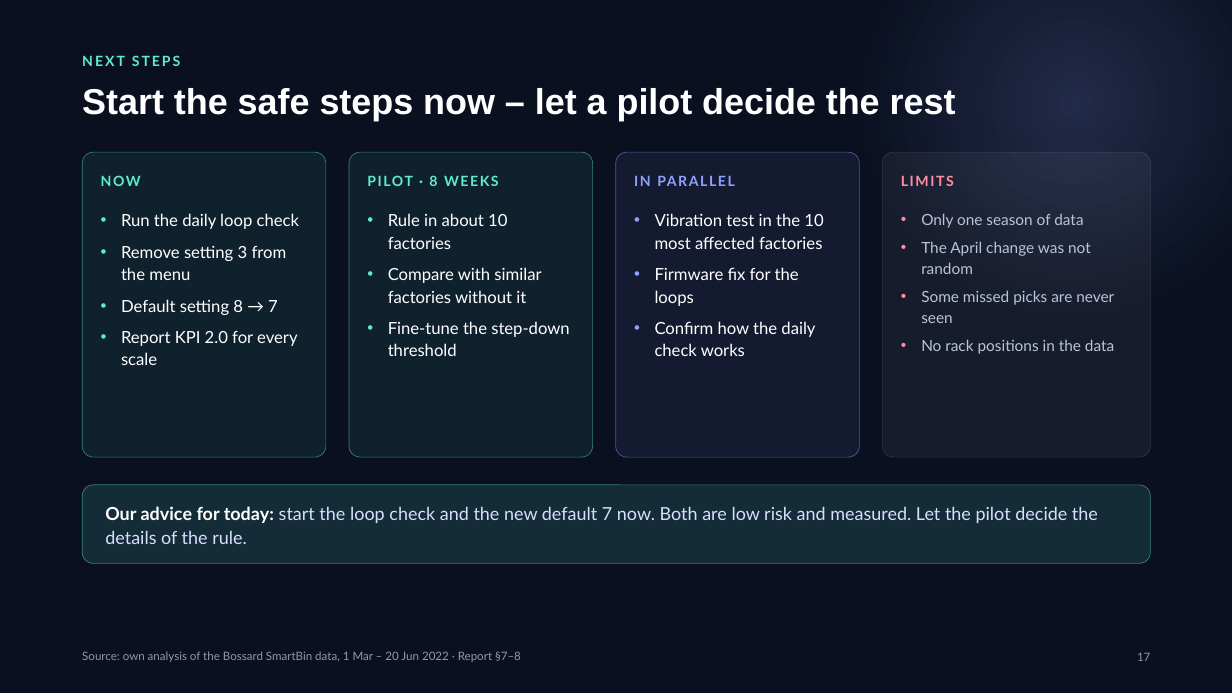
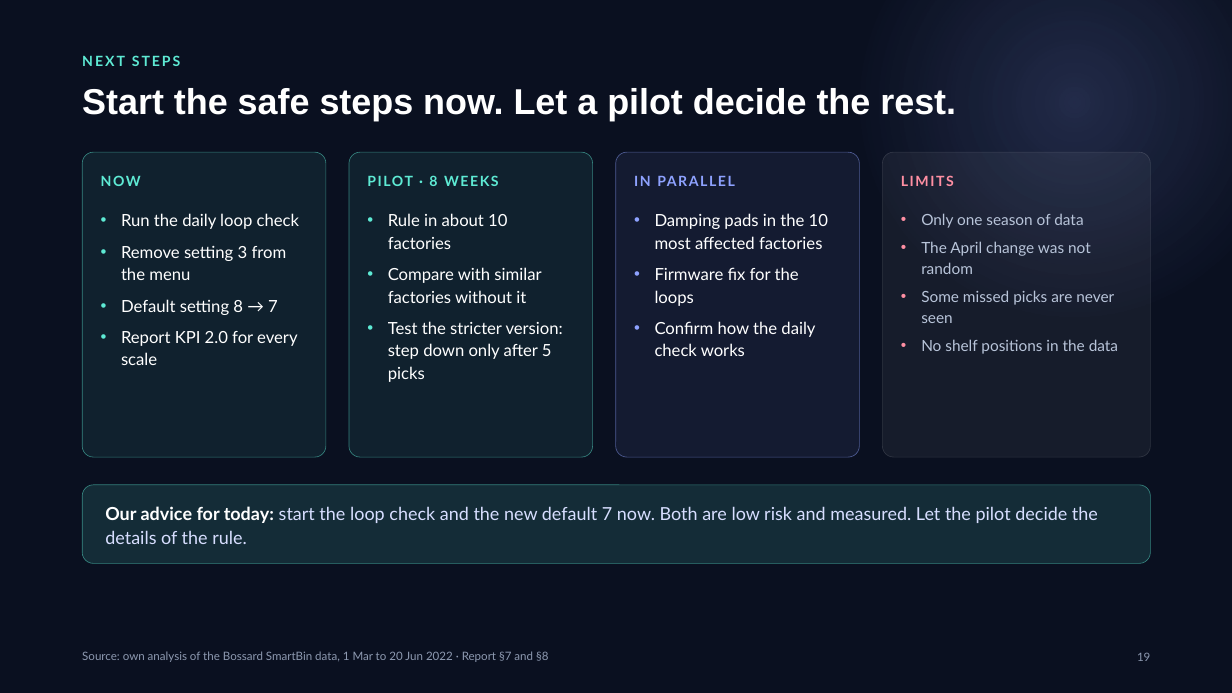
Before and after one commit to erenalpckroglu/smartbin-sensor-optimization, a slide deck: slide 19 of presentation/SmartBin – CTO presentation.pptx (slide 17 before the commit). Drawn at 1232x693 pixels with LibreOffice and Linux fonts; fonts in the diff are those of the drawing. Boxes give left, top, right and bottom in pixels: in the first picture for what was removed or moved away, otherwise in the second. Text is boxed around its words. In the diff, an @@ line names an element or a change of style, - is before the commit and + after.

```diff
--- a/presentation/SmartBin – CTO presentation.pptx
+++ b/presentation/SmartBin – CTO presentation.pptx
@@ text at [82,88,956,121]: text changed @@
-Start the safe steps now – let a pilot decide the rest
+Start the safe steps now. Let a pilot decide the rest.
@@ text at [655,213,828,249]: text changed @@
-• Vibration test in the 10 most affected factories
+• Damping pads in the 10 most affected factories
@@ text at [388,321,563,382]: text changed @@
-• Fine-tune the step-down threshold
+• Test the stricter version: step down only after 5 picks
@@ text at [921,339,1118,354]: text changed @@
-• No rack positions in the data
+• No shelf positions in the data
@@ text at [82,651,548,662]: text changed @@
-Source: own analysis of the Bossard SmartBin data, 1 Mar – 20 Jun 2022 · Report §7–8
+Source: own analysis of the Bossard SmartBin data, 1 Mar to 20 Jun 2022 · Report §7 and §8
@@ text at [1137,652,1150,661]: text changed @@
-17
+19
```
Also in this commit, not shown: 21 other slides changed, 2 slides added, 24 other files.
